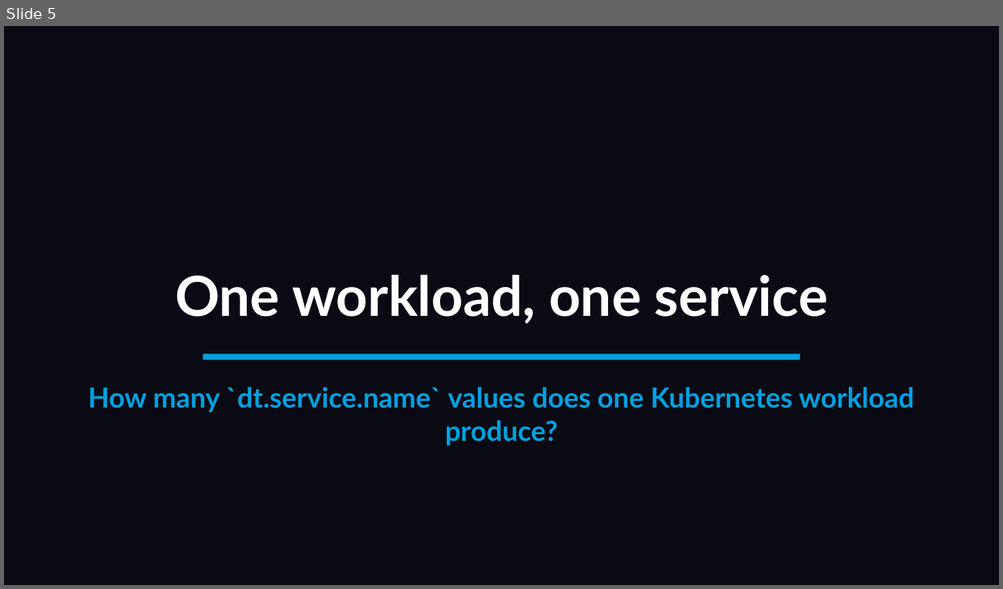
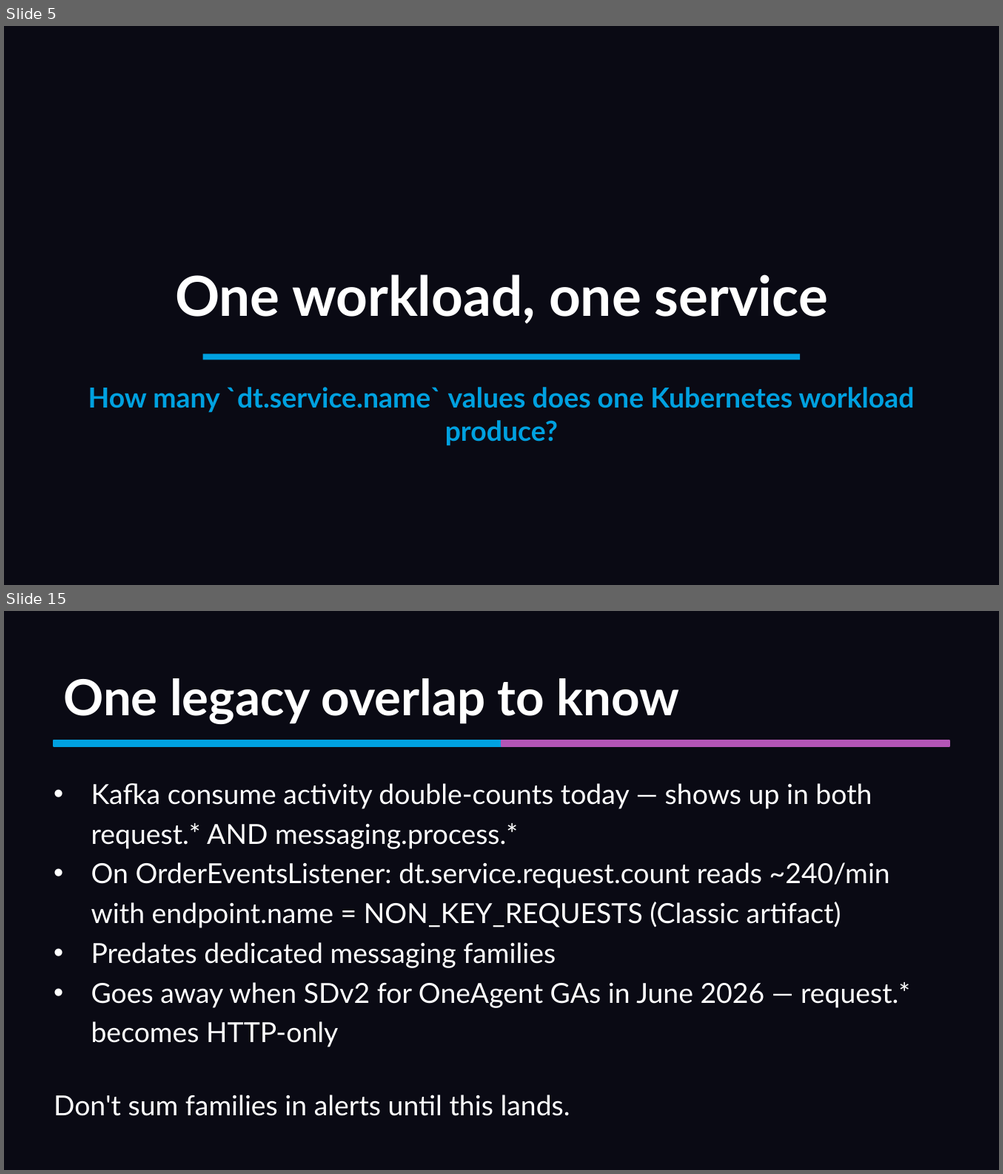
Before and after one commit to mreider/orders-demo, a slide deck: presentation/sdv2-presentation.pptx. Shown one above the other, each under a label of ours: slide 5 before the commit, slides 5 and 15 after it; the slides between them are not shown. The pictures are 1003x589 and 1003x1174 pixels, drawn with LibreOffice and Linux fonts; fonts in the diff are those of the drawing. Boxes give left, top, right and bottom in pixels: in the first picture for what was removed or moved away, otherwise in the second. Text is boxed around its words. In the diff, an @@ line names an element or a change of style, - is before the commit and + after.

```diff
--- a/presentation/sdv2-presentation.pptx
+++ b/presentation/sdv2-presentation.pptx
@@ slide 15 added at [4, 611, 999, 1170], background #0A0A14 @@
@@ text added at [63, 678, 680, 724], 36 pt, text #FFFFFF, bold @@
+One legacy overlap to know
@@ rectangle added at [54, 741, 501, 746], fill #00A1E0, outline #00A1E0 1 pt @@
@@ rectangle added at [501, 741, 949, 746], fill #B455B6, outline #B455B6 1 pt @@
@@ text added at [91, 783, 910, 1048], 20 pt, text #FFFFFF @@
+• Kafka consume activity double-counts today — shows up in both request.* AND messaging.process.*
+• On OrderEventsListener: dt.service.request.count reads ~240/min with endpoint.name = NON_KEY_REQUESTS (Classic artifact)
+• Predates dedicated messaging families
+• Goes away when SDv2 for OneAgent GAs in June 2026 — request.* becomes HTTP-only
@@ text added at [54, 1095, 570, 1116], 20 pt, text #FFFFFF @@
+Don't sum families in alerts until this lands.
```
Also in this commit, not shown: 6 slides changed, 10 other slides added, 52 slides removed, 54 other files.
